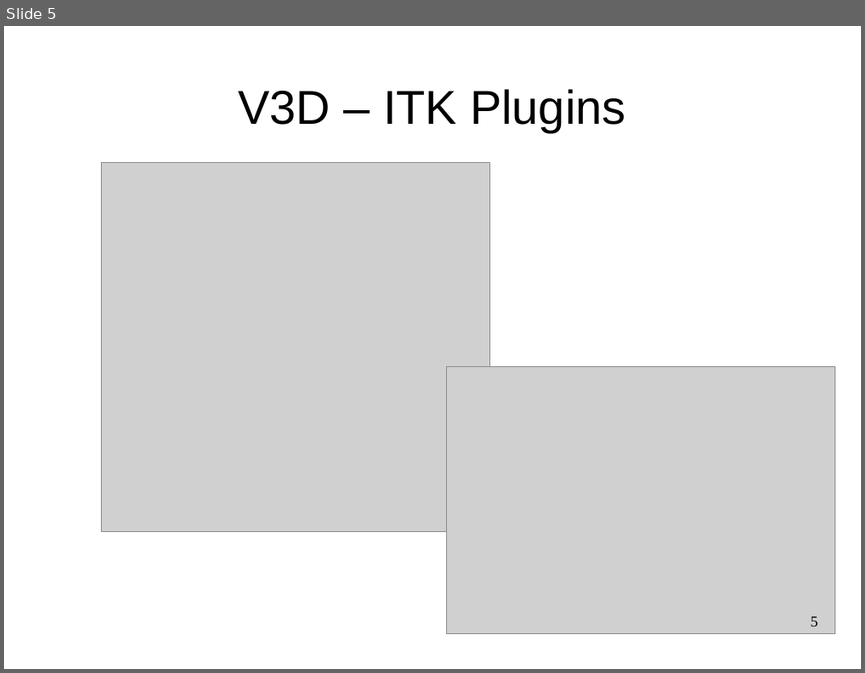
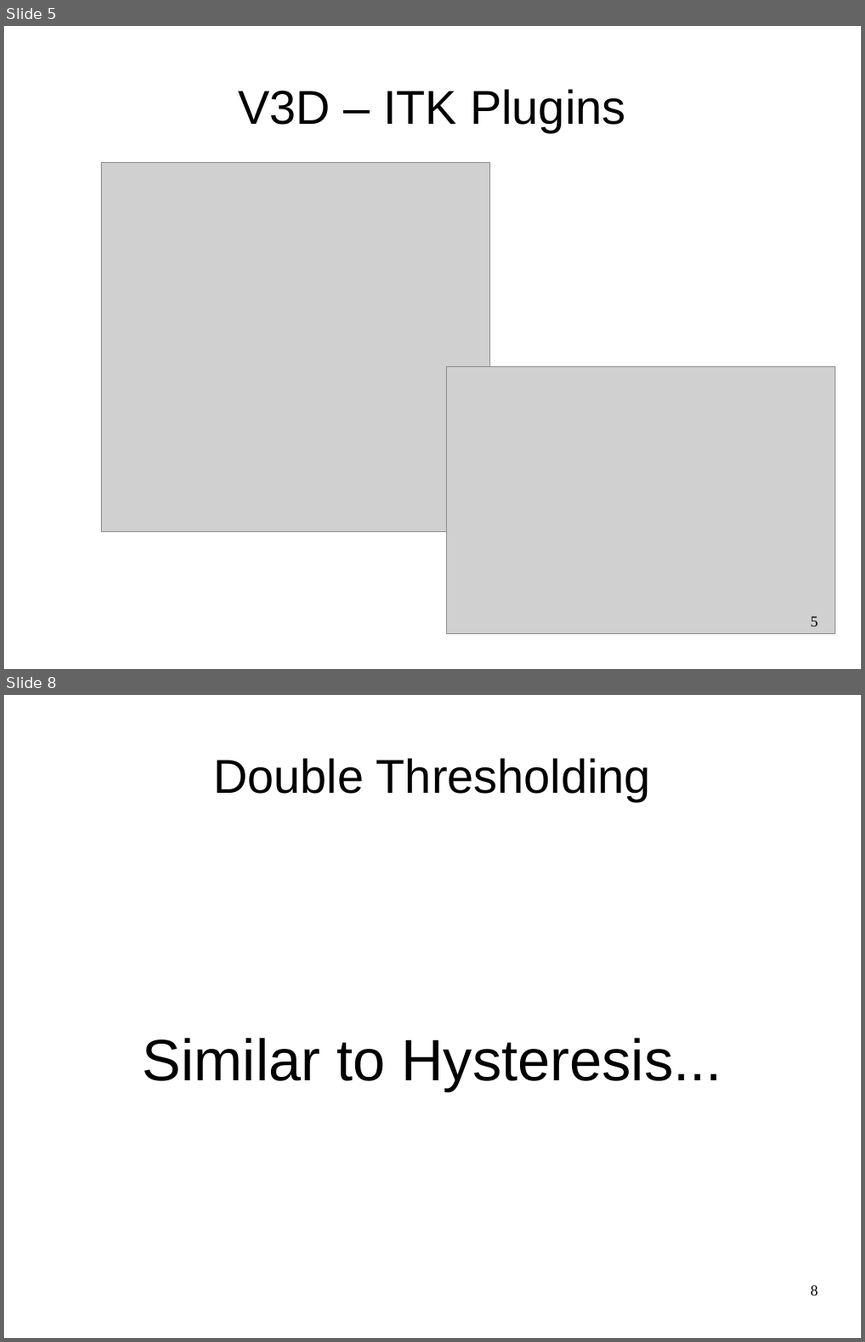
Before and after one commit to luisibanez/MicroscopyTutorial, a slide deck: Documents/MicroscopyImageAnalysis-V3D-Thresholding.odp. Shown one above the other, each under a label of ours: slide 5 before the commit, slides 5 and 8 after it; the slides between them are not shown. The pictures are 865x673 and 865x1342 pixels, drawn with LibreOffice and Linux fonts; fonts in the diff are those of the drawing; grey boxes stand for pictures. Boxes give left, top, right and bottom in pixels: in the first picture for what was removed or moved away, otherwise in the second. Text is boxed around its words. In the diff, an @@ line names an element or a change of style, - is before the commit and + after.

Commit message:
Added simple and double thresholding.

```diff
--- a/Documents/MicroscopyImageAnalysis-V3D-Thresholding.odp
+++ b/Documents/MicroscopyImageAnalysis-V3D-Thresholding.odp
@@ slide 8 added at bbox=[4, 695, 861, 1338], background #FFFFFF @@
@@ title added at bbox=[213, 758, 651, 801], 44 pt, text #000000 @@
+Double Thresholding
@@ subtitle added at bbox=[143, 1038, 721, 1092], 54 pt, text #000000 @@
+Similar to Hysteresis...
@@ page number added at bbox=[811, 1285, 818, 1295], 14 pt, text #000000 @@
+8
```
Also in this commit, not shown: 10 other slides added.
